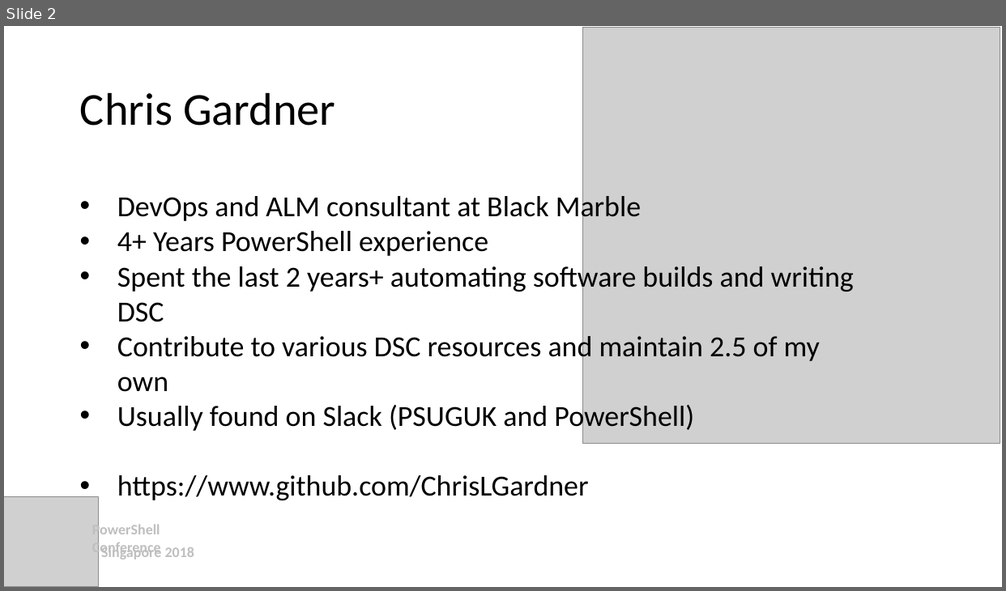
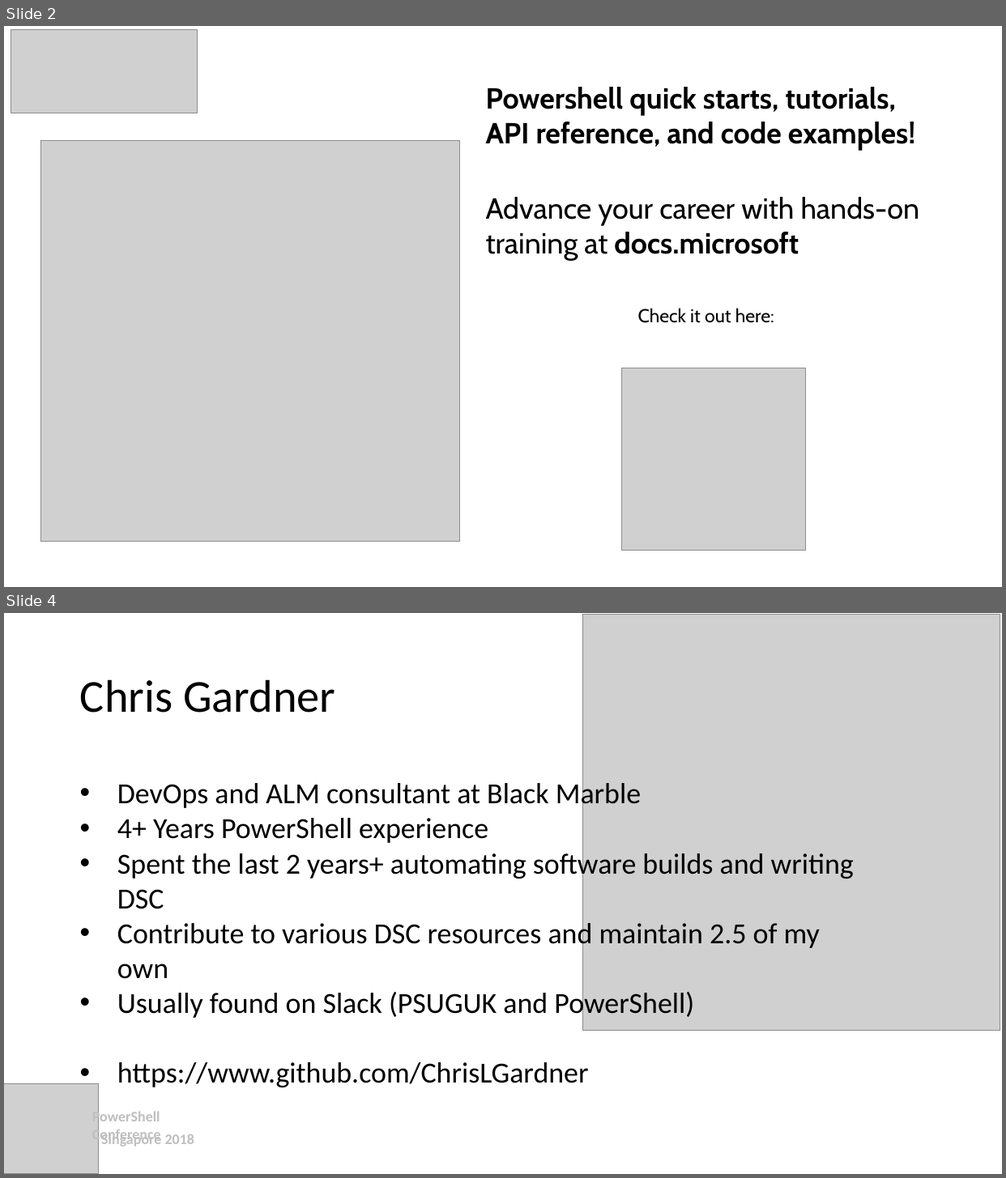
Before and after one commit to ChrisLGardner/presentations, a slide deck: 2018-10-19-PSConfAsia/Building-Better-Bricks.pptx. Shown one above the other, each under a label of ours: slide 2 before the commit, slides 2 and 4 after it; the slides between them are not shown. The pictures are 1006x591 and 1006x1178 pixels, drawn with LibreOffice and Linux fonts; fonts in the diff are those of the drawing; grey boxes stand for pictures. Boxes give left, top, right and bottom in pixels: in the first picture for what was removed or moved away, otherwise in the second. Text is boxed around its words. In the diff, an @@ line names an element or a change of style, - is before the commit and + after.

```diff
--- a/2018-10-19-PSConfAsia/Building-Better-Bricks.pptx
+++ b/2018-10-19-PSConfAsia/Building-Better-Bricks.pptx
@@ slide 2 added at [4, 26, 1002, 587], background #FFFFFF @@
@@ picture added at [10, 30, 197, 113] @@
@@ text added at [486, 87, 920, 323], 28 pt, text #000000, bold @@
+Powershell quick starts, tutorials, API reference, and code examples!
+Advance your career with hands-on training at docs.microsoft
+Check it out here:
@@ picture added at [40, 140, 460, 542] @@
@@ picture added at [621, 369, 806, 552] @@
@@ what was slide 2 is now slide 4 @@
```
Also in this commit, not shown: 1 other slide added.
